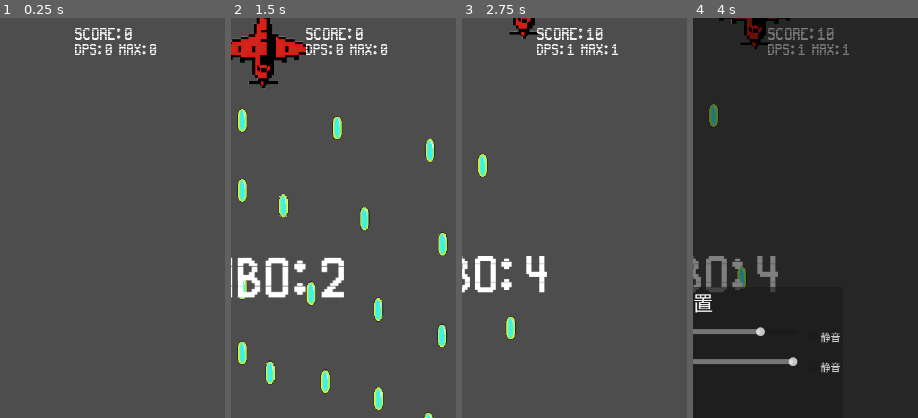
Above: before the commit, frames 1-4 (left to right).
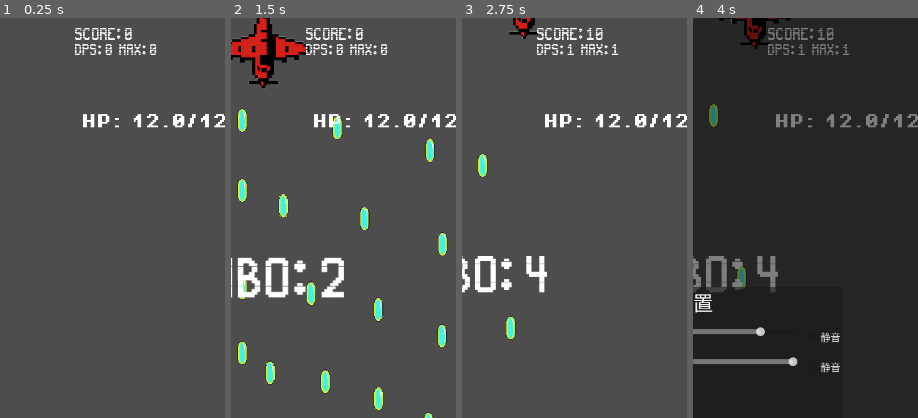
Above: after the commit, the same moments.

Repository: qingzhixing/plane-war
Game: Godot game, scene res://scenes/Main.tscn
Same seed, same stepped clock (60 frames per second), same inputs: the game is played once before the commit and once after it. Sound files missing from this copy of the repository are replaced by a short silence.
Inputs (mouse positions are % of the whole screen's width and height, from its top left):
- Up to frame 1 (0.25 s): no input
- Up to frame 2 (1.5 s): click "符卡" at 0.5 s; tap Enter at 1.25 s; move the mouse to (72, 45) at 1.27 s; hold D from 1.28 s (still down); tap P at 1.35 s; click (72, 45) at 1.42 s
- Up to frame 3 (2.75 s): release D at 2 s; click "继续" at 2 s
- Up to frame 4 (4 s): click "暂停" at 2.75 s; click "设置" at 3.5 s
The pictures show only the part of the screen within x 50-100%, y 0-50%; the shares and areas given below are measured in that part.

The runs differ from the first frame. In frame 1, 0.9% of the frame differs, in the area x 36-100%, y 24-28%; in frame 2, 0.9%; in frame 3, 0.9%; in frame 4, 0.9%.

Commit message:
🎮 ADD: 小数HP与三武器系统重构
将生命值与伤害统一为小数精度并增强生存容错，重构升级池为子弹/弓箭/回旋镖三武器解锁体系，移除上一版武器分支并接入穿透与回返弹道表现。

Made-with: Cursor

Diff:
--- a/scripts/boss01.gd
+++ b/scripts/boss01.gd
@@ -6,7 +6,7 @@
 @export var bullet_scene: PackedScene
 @export var score_value: int = 500
 
-var _hp: int
+var _hp: float
 var _phase_b: bool = false
 var _fire_timer: float = 0.0
 var _move_time: float = 0.0
@@ -116,7 +116,7 @@
 		get_tree().current_scene.add_child(bullet)
 
 
-func apply_damage(amount: int) -> void:
+func apply_damage(amount: float) -> void:
 	_hp -= amount
 	if _hp <= 0:
 		_on_dead()
@@ -140,7 +140,7 @@
 	queue_free()
 
 
-func get_hp() -> int:
+func get_hp() -> float:
 	return _hp
 
 
--- a/scripts/boss_hud.gd
+++ b/scripts/boss_hud.gd
@@ -67,7 +67,7 @@
 	visible = false
 
 
-func set_boss_hp(hp: int, max_hp: int) -> void:
+func set_boss_hp(hp: float, max_hp: float) -> void:
 	if max_hp <= 0:
 		visible = false
 		return
--- a/scripts/enemy_basic.gd
+++ b/scripts/enemy_basic.gd
@@ -5,7 +5,7 @@
 @export var exp_value: int = 5
 @export var score_value: int = 10
 
-var _hp: int
+var _hp: float
 
 func _ready() -> void:
 	_hp = max_hp
@@ -20,7 +20,7 @@
 func _give_exp() -> void:
 	get_tree().call_group("experience_listener", "add_exp", exp_value)
 
-func apply_damage(amount: int) -> void:
+func apply_damage(amount: float) -> void:
 	_hp -= amount
 	if _hp <= 0:
 		get_tree().call_group("battle_stats_manager", "record_enemy_killed", self, score_value)
--- a/scripts/enemy_elite.gd
+++ b/scripts/enemy_elite.gd
@@ -7,7 +7,7 @@
 @export var fire_interval: float = 2.0
 @export var bullet_scene: PackedScene
 
-var _hp: int
+var _hp: float
 var _time: float = 0.0
 var _fire_timer: float = 0.0
 @export var pre_fire_delay: float = 0.7
@@ -69,7 +69,7 @@
 	get_tree().call_group("experience_listener", "add_exp", exp_value)
 
 
-func apply_damage(amount: int) -> void:
+func apply_damage(amount: float) -> void:
 	_hp -= amount
 	if _hp <= 0:
 		get_tree().call_group("battle_stats_manager", "record_enemy_killed", self, score_value)
--- a/scripts/enemy_turret.gd
+++ b/scripts/enemy_turret.gd
@@ -10,7 +10,7 @@
 @export var pre_fire_delay: float = 0.7
 @export var bullet_scene: PackedScene
 
-var _hp: int
+var _hp: float
 var _time: float = 0.0
 var _origin_x: float
 var _fire_timer: float = 0.0
@@ -75,7 +75,7 @@
 func _give_exp() -> void:
 	get_tree().call_group("experience_listener", "add_exp", exp_value)
 
-func apply_damage(amount: int) -> void:
+func apply_damage(amount: float) -> void:
 	_hp -= amount
 	if _hp <= 0:
 		_play_enemy_explosion_sfx()
--- a/scripts/enemy_turret_bullet.gd
+++ b/scripts/enemy_turret_bullet.gd
@@ -1,7 +1,7 @@
 extends Area2D
 
 @export var speed: float = 400.0
-@export var damage: int = 1
+@export var damage: float = 1.0
 var _direction: Vector2 = Vector2(0, 1)
 
 
--- a/scripts/game_over.gd
+++ b/scripts/game_over.gd
@@ -80,8 +80,7 @@
 	get_tree().paused = true
 
 func _on_player_died() -> void:
-	# 新评分制下，玩家 HP 归零不再直接触发 Game Over/结算界面
-	pass
+	show_game_over()
 
 func _on_continue_pressed() -> void:
 	# 旧的“继续游玩 + 回复 HP + 无敌”机制已移除，本函数保留占位以兼容旧场景结构，不再执行任何逻辑。
--- a/scripts/hud.gd
+++ b/scripts/hud.gd
@@ -28,6 +28,7 @@
 @onready var _score_label: Label = %ScoreLabel
 @onready var _combo_label: Label = %ComboLabel
 @onready var _dps_label: Label = %DpsLabel
+var _hp_label: Label = null
 var _bomb_button: Button = null
 
 
@@ -47,6 +48,7 @@
 		_combo_base_scale = _combo_label.scale
 	_ensure_combo_notice_label()
 	_ensure_combo_screen_vfx_nodes()
+	_ensure_hp_label()
 	if _dps_label != null:
 		_dps_label.mouse_filter = Control.MOUSE_FILTER_IGNORE
 
@@ -103,6 +105,7 @@
 		_update_combo_screen_vfx(c)
 		if _dps_label != null:
 			_dps_label.text = "DPS: %.0f  Max: %.0f" % [cur, max_val]
+		_update_hp_label()
 		_update_bomb_button()
 
 
@@ -282,6 +285,33 @@
 	_combo_full_tint.set_offsets_preset(Control.PRESET_FULL_RECT)
 	_combo_full_tint.color = Color(1, 1, 1, 0.0)
 	root.add_child(_combo_full_tint)
+
+
+func _ensure_hp_label() -> void:
+	var root := get_node_or_null("Root") as Control
+	if root == null:
+		return
+	_hp_label = Label.new()
+	_hp_label.mouse_filter = Control.MOUSE_FILTER_IGNORE
+	_hp_label.horizontal_alignment = HORIZONTAL_ALIGNMENT_RIGHT
+	_hp_label.anchor_left = 0.68
+	_hp_label.anchor_right = 0.98
+	_hp_label.anchor_top = 0.12
+	_hp_label.anchor_bottom = 0.17
+	_hp_label.text = "HP: 0.0/0.0"
+	if _pixel_bold_font != null:
+		_hp_label.add_theme_font_override("font", _pixel_bold_font)
+	_hp_label.add_theme_font_size_override("font_size", 24)
+	root.add_child(_hp_label)
+
+
+func _update_hp_label() -> void:
+	if _hp_label == null or _player == null:
+		return
+	if _player.has_method("get_hp") and _player.has_method("get_max_hp"):
+		var hp := float(_player.get_hp())
+		var max_hp := float(_player.get_max_hp())
+		_hp_label.text = "HP: %.1f/%.1f" % [hp, max_hp]
 
 
 func _update_combo_screen_vfx(combo: int) -> void:
--- a/scripts/main.gd
+++ b/scripts/main.gd
@@ -19,6 +19,7 @@
 var _combo_gain_per_hit: int = 1
 var _combo_guard_charges: int = 0
 var _last_combo_buff_tier: int = -1
+var _bomb_cooldown_scale: float = 1.0
 
 # 战斗统计（评分 / 连击 / DPS）
 var score: int = 0
@@ -31,7 +32,7 @@
 const _BOSS_WAVE_START: int = 8
 const _RECORDS_FILE_PATH: String = "user://records.cfg"
 
-var _damage_events: Array = [] # 每项为 { "time": float, "amount": int }
+var _damage_events: Array = [] # 每项为 { "time": float, "amount": float }
 @onready var _spawner: Node = null
 var _waiting_upgrade_choice: bool = false
 var _pending_boss_spawn: bool = false
@@ -149,6 +150,9 @@
 		"combo_guard":
 			_combo_guard_charges += 1
 			return
+		"bomb_cooldown":
+			_bomb_cooldown_scale = maxf(0.45, _bomb_cooldown_scale * 0.85)
+			return
 	var p := get_node_or_null(player_path)
 	if p != null and p.has_method("apply_upgrade"):
 		p.apply_upgrade(upgrade_id)
@@ -194,7 +198,7 @@
 
 
 func get_bomb_cooldown_total() -> float:
-	return _BOMB_COOLDOWN_SECONDS
+	return _BOMB_COOLDOWN_SECONDS * _bomb_cooldown_scale
 
 
 func get_bomb_cooldown_remaining() -> float:
@@ -204,7 +208,7 @@
 func try_use_bomb() -> bool:
 	if _bomb_cooldown_remaining > 0.0:
 		return false
-	_bomb_cooldown_remaining = _BOMB_COOLDOWN_SECONDS
+	_bomb_cooldown_remaining = get_bomb_cooldown_total()
 	_trigger_bomb_effect()
 	emit_signal("bomb_used")
 	return true
@@ -231,7 +235,7 @@
 	return changed
 
 
-func record_player_damage(amount: int, _target: Node) -> void:
+func record_player_damage(amount: float, _target: Node) -> void:
 	if amount <= 0:
 		return
 	var now: float = float(Time.get_ticks_msec()) / 1000.0
@@ -324,7 +328,7 @@
 
 	var player := get_node_or_null(player_path)
 	var origin := get_viewport().get_visible_rect().size * 0.5
-	var player_damage := 1
+	var player_damage := 1.0
 	var boss_damage_multiplier := 1.0
 	if player != null:
 		origin = player.global_position
@@ -344,7 +348,7 @@
 		audio.play_power_up()
 
 
-func _fire_bomb_burst_waves(bullet_scene: PackedScene, origin: Vector2, player_damage: int, boss_damage_multiplier: float) -> void:
+func _fire_bomb_burst_waves(bullet_scene: PackedScene, origin: Vector2, player_damage: float, boss_damage_multiplier: float) -> void:
 	for wave in _BOMB_BURST_WAVE_COUNT:
 		var phase_offset := (TAU / float(_BOMB_BURST_BULLET_COUNT)) * 0.5 * float(wave % 2)
 		var radius := 12.0 + 6.0 * float(wave)
--- a/scripts/player.gd
+++ b/scripts/player.gd
@@ -1,9 +1,13 @@
 extends CharacterBody2D
+
+signal died
 
 @export var move_speed: float = 600.0
 @export var keyboard_speed_multiplier: float = 1.5
 @export var fire_interval: float = 0.2
 @export var bullet_scene: PackedScene
+@export var max_hp: float = 12.0
+@export var hit_invulnerable_seconds: float = 0.35
 
 var _fire_timer: float = 0.0
 var _shoot_sfx_timer: float = 0.0
@@ -21,6 +25,14 @@
 var _combo_move_speed_mult: float = 1.0
 var _combo_bullet_speed_mult: float = 1.0
 var _combo_damage_bonus: int = 0
+var _weapon_mode: String = "bullet"
+var _weapon_unlocked: Dictionary = {
+	"arrow": false,
+	"boomerang": false,
+}
+var _hp: float = 0.0
+var _hit_invulnerable_timer: float = 0.0
+var _damage_multiplier: float = 1.0
 @onready var _fallback_bullet_scene: PackedScene = preload("res://scenes/bullets/PlayerBullet.tscn")
 
 func _ready() -> void:
@@ -28,6 +40,7 @@
 	add_to_group("player")
 	if bullet_scene == null and _fallback_bullet_scene != null:
 		bullet_scene = _fallback_bullet_scene
+	_hp = max_hp
 
 func _unhandled_input(event: InputEvent) -> void:
 	if event is InputEventScreenTouch:
@@ -65,6 +78,8 @@
 func _process(delta: float) -> void:
 	_update_movement(delta)
 	_update_shooting(delta)
+	if _hit_invulnerable_timer > 0.0:
+		_hit_invulnerable_timer = maxf(0.0, _hit_invulnerable_timer - delta)
 
 func _update_movement(delta: float) -> void:
 	var dir := Vector2.ZERO
@@ -94,31 +109,76 @@
 	_shoot_sfx_timer -= delta
 	if _fire_timer <= 0.0:
 		_fire_timer = effective_interval
-		_spawn_bullet()
+		_spawn_weapon_shot()
 		_play_shoot_sfx()
 
-func _spawn_bullet() -> void:
-	if bullet_scene == null:
-		return
-	var scene := get_tree().current_scene
+func _spawn_weapon_shot() -> void:
+	match _weapon_mode:
+		"arrow":
+			_spawn_arrow_shot()
+		"boomerang":
+			_spawn_boomerang_shot()
+		_:
+			_spawn_default_shot()
+
+
+func _spawn_default_shot() -> void:
 	var n: int = clampi(_bullet_count, 1, _max_bullet_count)
 	for i in n:
 		var angle: float = (i - (n - 1) * 0.5) * _spread_rad_per_bullet
 		var dir := Vector2(sin(angle), -cos(angle))
-		var bullet := bullet_scene.instantiate()
-		bullet.global_position = global_position + Vector2(0, -20)
-		if "damage" in bullet:
-			bullet.damage = bullet_damage + _combo_damage_bonus
-		if "speed" in bullet:
-			bullet.speed = bullet_speed * _combo_bullet_speed_mult
-		if bullet.has_method("set_direction"):
-			bullet.set_direction(dir)
-		if bullet.has_method("set_boss_damage_multiplier"):
-			bullet.set_boss_damage_multiplier(_boss_damage_multiplier)
-		scene.add_child(bullet)
-
-func apply_damage(_amount: int) -> void:
+		_spawn_configured_bullet(dir, 0.0, 1.0, 0, "bullet", "straight")
+
+
+func _spawn_arrow_shot() -> void:
+	var n := clampi(max(1, _bullet_count - 1), 1, 3)
+	var spread := 0.05
+	for i in n:
+		var angle: float = (i - (n - 1) * 0.5) * spread
+		var dir := Vector2(sin(angle), -cos(angle))
+		_spawn_configured_bullet(dir, 0.0, 1.35, 1, "arrow", "straight")
+
+
+func _spawn_boomerang_shot() -> void:
+	var n := clampi(max(1, _bullet_count - 1), 1, 2)
+	var spread := 0.22
+	for i in n:
+		var angle: float = (i - (n - 1) * 0.5) * spread
+		var dir := Vector2(sin(angle), -cos(angle))
+		_spawn_configured_bullet(dir, 0.35, 0.95, 2, "bullet", "boomerang")
+
+
+func _spawn_configured_bullet(dir: Vector2, damage_bonus: float, speed_mult: float, penetration: int, visual_type: String, bullet_motion_mode: String) -> void:
+	if bullet_scene == null:
+		return
+	var scene := get_tree().current_scene
+	var bullet := bullet_scene.instantiate()
+	bullet.global_position = global_position + dir * 20.0
+	if "damage" in bullet:
+		var combo_bonus_damage := float(_combo_damage_bonus)
+		bullet.damage = maxf(0.1, (float(bullet_damage) + combo_bonus_damage + damage_bonus) * _damage_multiplier)
+	if "speed" in bullet:
+		bullet.speed = bullet_speed * _combo_bullet_speed_mult * speed_mult
+	if bullet.has_method("set_direction"):
+		bullet.set_direction(dir)
+	if bullet.has_method("set_visual_type"):
+		bullet.set_visual_type(visual_type)
+	if bullet.has_method("set_motion_mode"):
+		bullet.set_motion_mode(bullet_motion_mode, self)
+	if bullet.has_method("set_boss_damage_multiplier"):
+		bullet.set_boss_damage_multiplier(_boss_damage_multiplier)
+	if penetration > 0 and bullet.has_method("set_penetration"):
+		bullet.set_penetration(penetration)
+	scene.add_child(bullet)
+
+func apply_damage(amount: float) -> void:
+	if _hit_invulnerable_timer > 0.0:
+		return
+	_hit_invulnerable_timer = hit_invulnerable_seconds
+	_hp = maxf(0.0, _hp - amount)
 	get_tree().call_group("battle_stats_manager", "on_player_hit")
+	if _hp <= 0.0:
+		emit_signal("died")
 
 func get_bullet_count() -> int:
 	return _bullet_count
@@ -133,6 +193,22 @@
 
 func get_boss_damage_multiplier() -> float:
 	return _boss_damage_multiplier
+
+
+func get_hp() -> float:
+	return _hp
+
+
+func get_max_hp() -> float:
+	return max_hp
+
+
+func has_weapon_unlocked(weapon_id: String) -> bool:
+	return _weapon_unlocked.has(weapon_id) and bool(_weapon_unlocked[weapon_id])
+
+
+func get_weapon_mode() -> String:
+	return _weapon_mode
 
 
 func set_combo_buff_tier(tier: int) -> void:
@@ -173,12 +249,28 @@
 			move_speed *= 1.1
 		"bullet_speed":
 			bullet_speed *= 1.12
+		"damage_percent":
+			_damage_multiplier *= 1.2
+		"hp_up":
+			max_hp += 2.0
+			_hp = minf(max_hp, _hp + 2.0)
 		"spread_focus":
 			# 聚焦只在多弹时有意义；效果做得更明显，便于玩家感知
 			if _bullet_count > 1:
 				_spread_rad_per_bullet = maxf(_min_spread_rad_per_bullet, _spread_rad_per_bullet * 0.7)
 		"boss_hunter":
 			_boss_damage_multiplier += 0.2
+		"weapon_arrow_unlock":
+			_unlock_weapon("arrow")
+		"weapon_boomerang_unlock":
+			_unlock_weapon("boomerang")
+
+
+func _unlock_weapon(weapon_id: String) -> void:
+	if not _weapon_unlocked.has(weapon_id):
+		return
+	_weapon_unlocked[weapon_id] = true
+	_weapon_mode = weapon_id
 
 
 func _play_shoot_sfx() -> void:
--- a/scripts/player_bullet.gd
+++ b/scripts/player_bullet.gd
@@ -1,11 +1,24 @@
 extends Area2D
 
 @export var speed: float = 1200.0
-@export var damage: int = 1
+@export var damage: float = 1.0
 var _direction: Vector2 = Vector2(0, -1)
 var _boss_damage_multiplier: float = 1.0
+var _penetration_left: int = 0
+var _motion_mode: String = "straight" # "straight" | "boomerang"
+var _boomerang_turn_time: float = 0.28
+var _boomerang_timer: float = 0.0
+var _boomerang_target: Node2D = null
+
+const _ARROW_TEX: Texture2D = preload("res://assets/sprites/bullets/Arrow.png")
+const _BULLET_TEX: Texture2D = preload("res://assets/sprites/bullets/bullet_player_basic.png")
 
 func _process(delta: float) -> void:
+	if _motion_mode == "boomerang":
+		_boomerang_timer += delta
+		if _boomerang_timer >= _boomerang_turn_time and is_instance_valid(_boomerang_target):
+			var to_target := (_boomerang_target.global_position - global_position).normalized()
+			_direction = _direction.lerp(to_target, min(1.0, delta * 8.0)).normalized()
 	global_position += _direction * speed * delta
 	if global_position.y < -50 or global_position.y > 2000:
 		queue_free()
@@ -16,6 +29,29 @@
 
 func set_boss_damage_multiplier(multiplier: float) -> void:
 	_boss_damage_multiplier = maxf(1.0, multiplier)
+
+
+func set_penetration(hit_count: int) -> void:
+	_penetration_left = max(0, hit_count)
+
+
+func set_visual_type(visual_type: String) -> void:
+	var sprite := get_node_or_null("Sprite2D") as Sprite2D
+	if sprite == null:
+		return
+	match visual_type:
+		"arrow":
+			sprite.texture = _ARROW_TEX
+			sprite.scale = Vector2(0.07, 0.07)
+		_:
+			sprite.texture = _BULLET_TEX
+			sprite.scale = Vector2(0.04, 0.04)
+
+
+func set_motion_mode(mode: String, target: Node2D = null) -> void:
+	_motion_mode = mode
+	_boomerang_target = target
+	_boomerang_timer = 0.0
 
 
 func _ready() -> void:
@@ -30,4 +66,7 @@
 	if area.has_method("apply_damage"):
 		area.apply_damage(dealt_damage)
 		get_tree().call_group("battle_stats_manager", "record_player_damage", dealt_damage, area)
+	if _penetration_left > 0:
+		_penetration_left -= 1
+		return
 	queue_free()
--- a/scripts/upgrade_ui.gd
+++ b/scripts/upgrade_ui.gd
@@ -4,17 +4,19 @@
 
 const UPGRADES: Array[Dictionary] = [
 	{"id": "fire_rate", "name": "射速提升", "desc": "射击间隔缩短 15%"},
-	{"id": "damage", "name": "伤害+1", "desc": "每发子弹伤害 +1"},
+	{"id": "damage_percent", "name": "伤害强化", "desc": "伤害提高 20%（支持小数）"},
 	{"id": "multi_shot", "name": "弹数+1", "desc": "每次射击多 1 发，弹道略分散"},
-	{"id": "move_speed", "name": "机动强化", "desc": "移动速度 +10%"},
+	{"id": "move_speed", "name": "机动强化", "desc": "移动速度 +12%"},
 	{"id": "bullet_speed", "name": "弹速提升", "desc": "子弹飞行速度 +12%"},
 	{"id": "spread_focus", "name": "火力聚焦", "desc": "需要多弹：显著收束弹道"},
 	{"id": "boss_hunter", "name": "破甲弹头", "desc": "对 Boss 伤害 +20%"},
-	{"id": "score_up", "name": "评分增幅", "desc": "击杀得分乘区 +15%"},
-	{"id": "score_flat", "name": "战果奖金", "desc": "每次击杀额外 +5 分"},
 	{"id": "combo_boost", "name": "连击推进", "desc": "每次命中额外 +1 连击"},
 	{"id": "combo_guard", "name": "稳态护盾", "desc": "抵消一次受击导致的连击中断"},
-	{"id": "exp_up", "name": "经验加成", "desc": "获得经验 +20%"},
+	{"id": "bomb_cooldown", "name": "符卡充能", "desc": "符卡冷却缩短 15%"},
+	{"id": "hp_up", "name": "机体修复", "desc": "最大 HP +2，并回复 2 HP"},
+	{"id": "weapon_arrow_unlock", "name": "解锁武器：弓箭", "desc": "切换为高速穿透箭矢"},
+	{"id": "weapon_boomerang_unlock", "name": "解锁武器：回旋镖", "desc": "切换为可回返的回旋镖"},
+	{"id": "score_up", "name": "评分增幅", "desc": "击杀得分乘区 +15%"},
 ]
 
 var _root: Control
@@ -142,10 +144,32 @@
 			continue
 		if u["id"] == "spread_focus" and bullet_count <= 1:
 			continue
+		if u["id"] == "weapon_arrow_unlock" and player != null and player.has_method("has_weapon_unlocked") and player.has_weapon_unlocked("arrow"):
+			continue
+		if u["id"] == "weapon_boomerang_unlock" and player != null and player.has_method("has_weapon_unlocked") and player.has_weapon_unlocked("boomerang"):
+			continue
 		pool.append(u)
 	pool.shuffle()
-	for i in min(3, pool.size()):
-		var u: Dictionary = pool[i]
+	var pick_count: int = min(3, pool.size())
+	var chosen: Array[Dictionary] = []
+	for i in pick_count:
+		chosen.append(pool[i])
+	# 保证至少出现 1 张直接战斗收益词条，避免鸡肋三选
+	var has_combat_card := false
+	for c in chosen:
+		if _is_direct_combat_upgrade(c["id"]):
+			has_combat_card = true
+			break
+	if not has_combat_card:
+		for c in pool:
+			if _is_direct_combat_upgrade(c["id"]):
+				if chosen.is_empty():
+					chosen.append(c)
+				else:
+					chosen[0] = c
+				break
+	for i in chosen.size():
+		var u: Dictionary = chosen[i]
 		var card: Dictionary = _cards[i]
 		var title_label := card["title_label"] as Label
 		var desc_label := card["desc_label"] as Label
@@ -159,7 +183,7 @@
 			btn.set_meta("upgrade_id", u["id"])
 		if root != null:
 			root.visible = true
-	for i in range(min(3, pool.size()), 3):
+	for i in range(chosen.size(), 3):
 		var card_hidden: Dictionary = _cards[i]
 		var root_hidden := card_hidden["root"] as Control
 		if root_hidden != null:
@@ -184,3 +208,21 @@
 	get_tree().paused = false
 	if _main.has_method("on_upgrade_selected"):
 		_main.on_upgrade_selected()
+
+
+func _is_direct_combat_upgrade(upgrade_id: String) -> bool:
+	return upgrade_id in [
+		"fire_rate",
+		"damage_percent",
+		"multi_shot",
+		"move_speed",
+		"bullet_speed",
+		"spread_focus",
+		"boss_hunter",
+		"combo_boost",
+		"combo_guard",
+		"bomb_cooldown",
+		"hp_up",
+		"weapon_arrow_unlock",
+		"weapon_boomerang_unlock",
+	]
